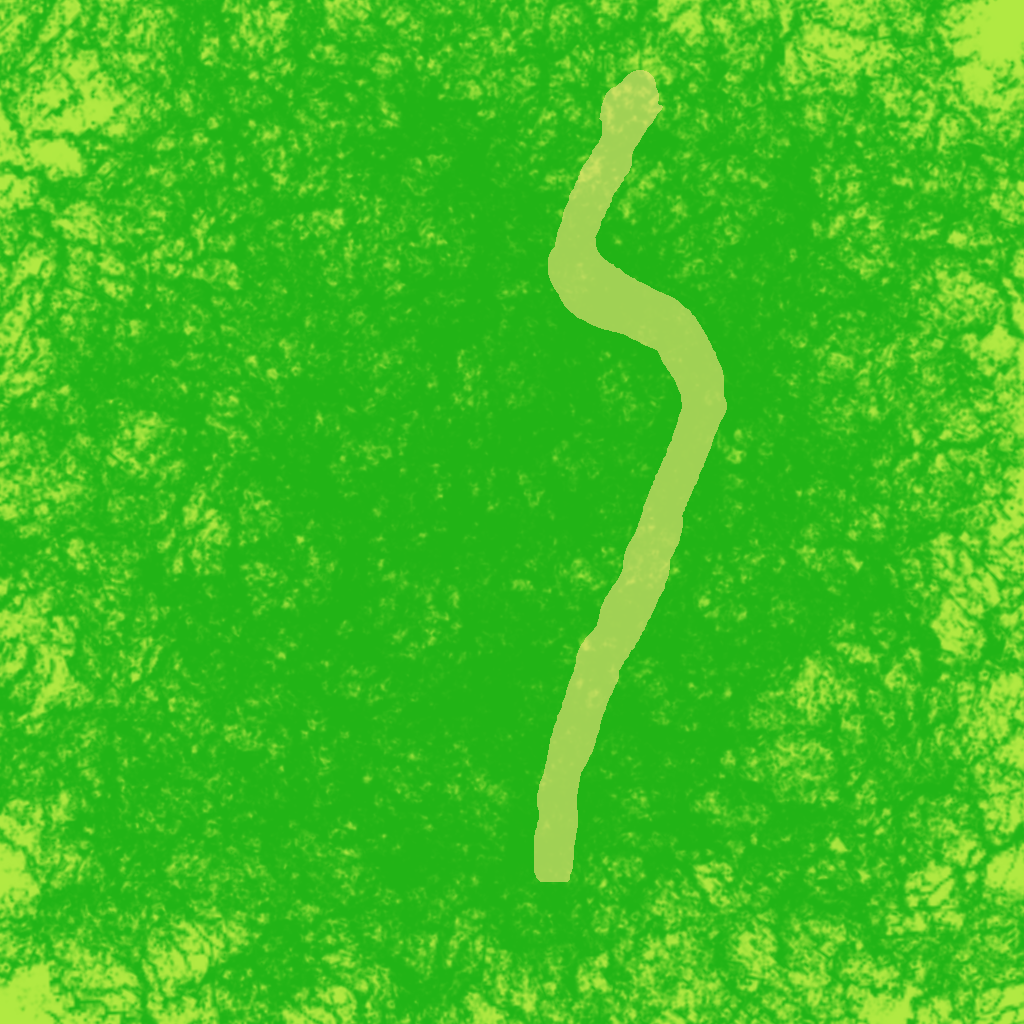
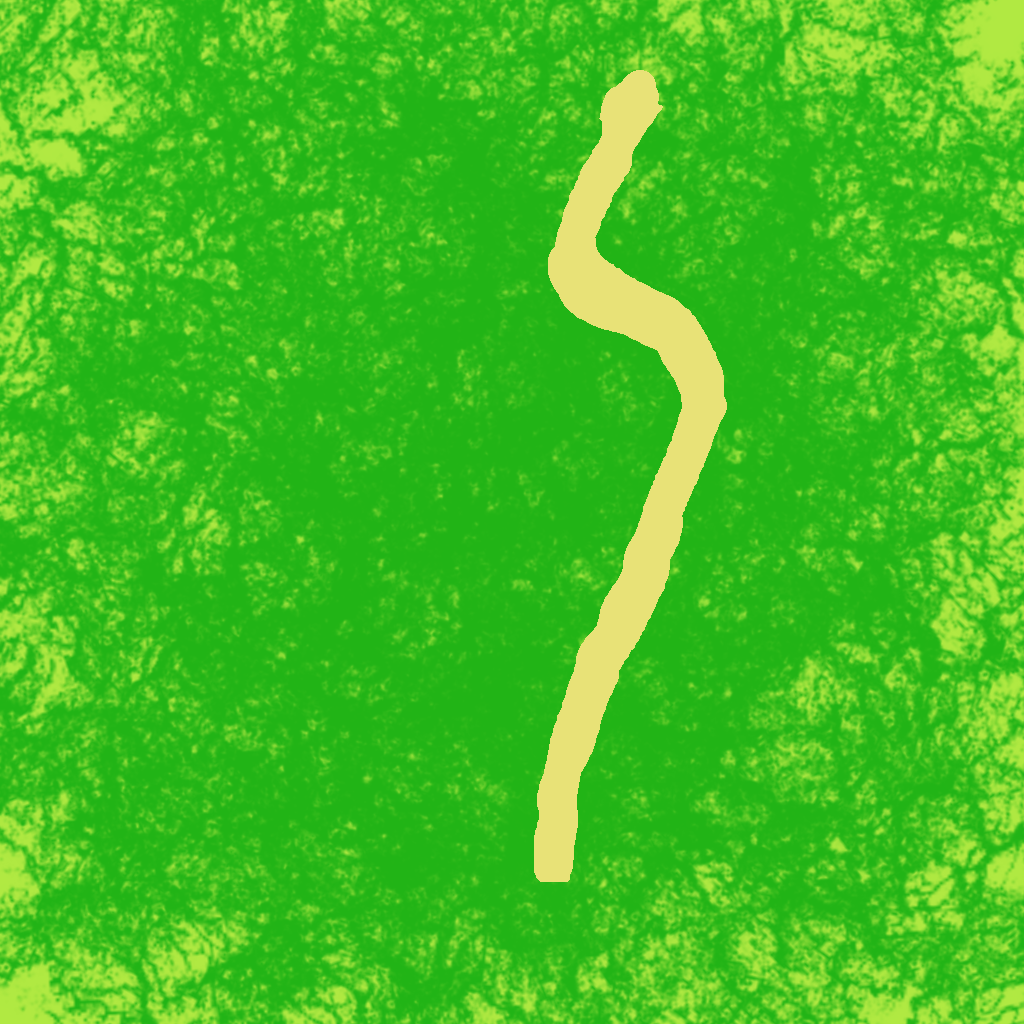
Layer changes from the first 1024×1024 image to the second:
renamed "Paint Layer 3" to "Path", opacity 64% → 100%, painted on it over [534, 70, 727, 882]
painted on "Paint Layer 1" over [534, 70, 727, 882]
painted on "Background" over [534, 70, 727, 882]